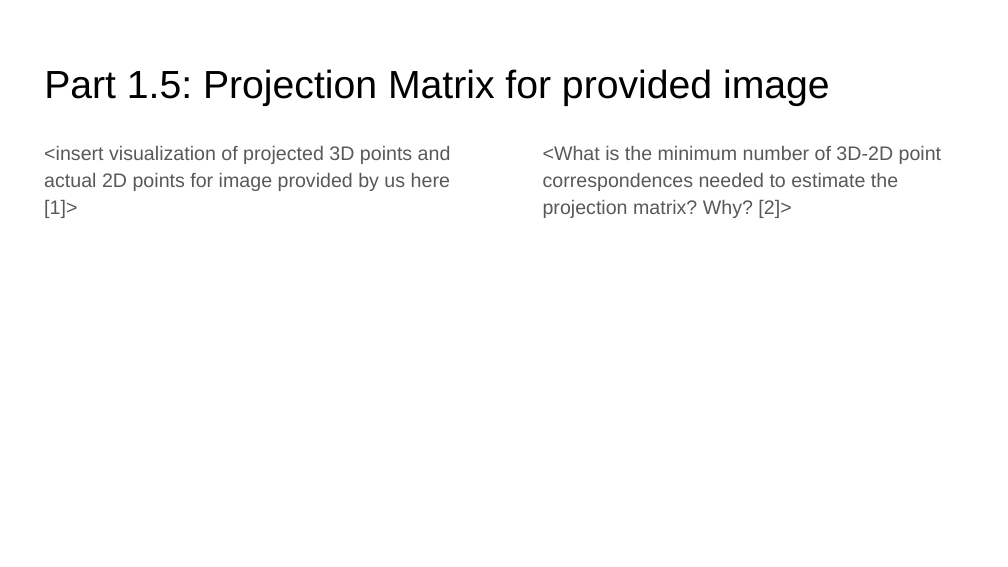
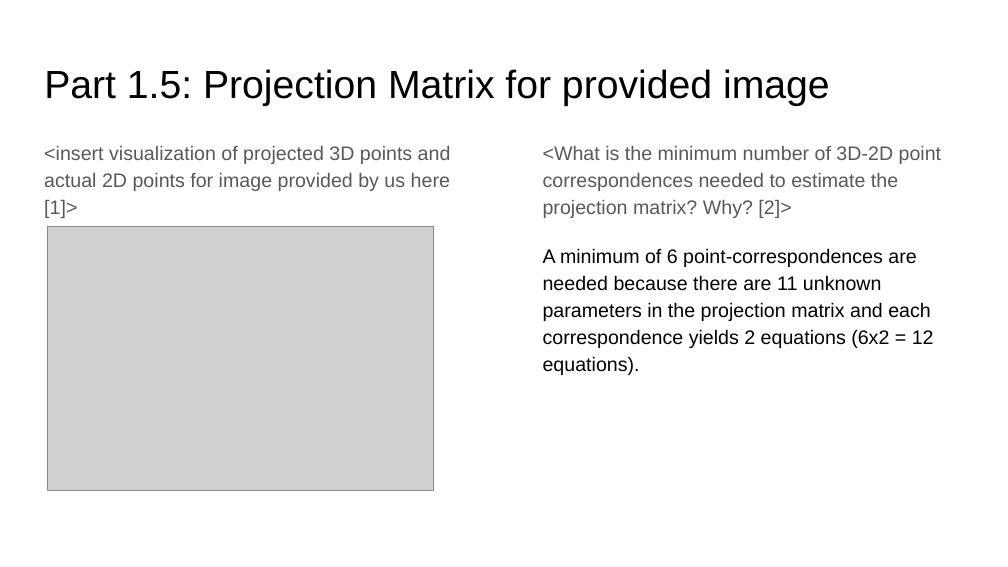
Before and after one commit to yunqingjia/cs4476, a slide deck: slide 2 of PS2/proj2_template.pptx. Drawn at 1008x567 pixels with LibreOffice and Linux fonts; fonts in the diff are those of the drawing; grey boxes stand for pictures. Boxes give left, top, right and bottom in pixels: in the first picture for what was removed or moved away, otherwise in the second. Text is boxed around its words. In the diff, an @@ line names an element or a change of style, - is before the commit and + after.

```diff
--- a/PS2/proj2_template.pptx
+++ b/PS2/proj2_template.pptx
@@ picture added at [47,227,432,491] @@
@@ text at [543,248,934,375]: paragraph added @@
+A minimum of 6 point-correspondences are needed because there are 11 unknown parameters in the projection matrix and each correspondence yields 2 equations (6x2 = 12 equations).
```
Also in this commit, not shown: 1 other slide changed.
